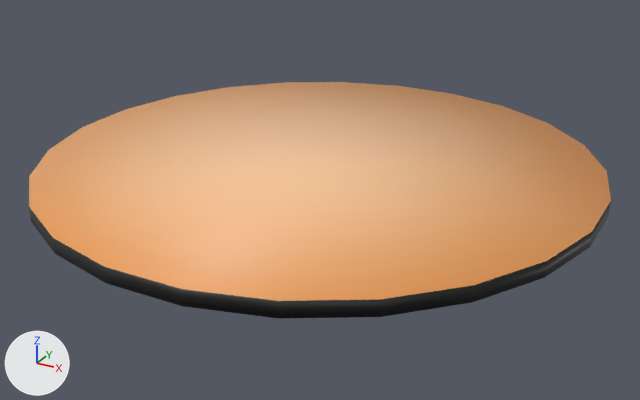
Before and after pictures for a commit that changed the FBX model Assets/3D Objects/MainGame/Grid.fbx.
The view is the same before and after, from a 50 mm lens placed at (4.47, -8.1, 3.65), pointed at (0.08, -0.13, -0.34). Arrows for +X, +Y and +Z are at lower left; the lights stay in place. Where no turn or scale is listed for an object, it has been applied to the vertices.
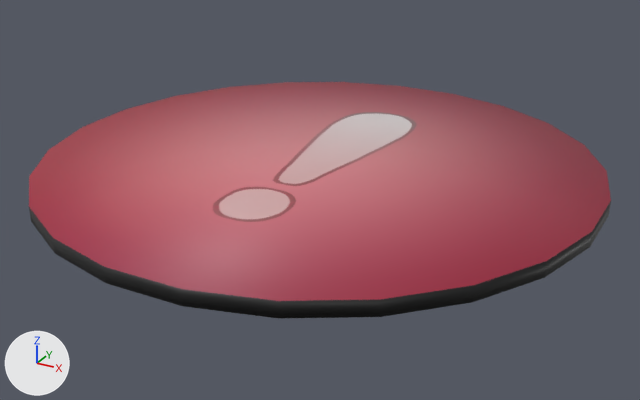
Where the newer file only moved an object's origin or applied its transform, the numbers keep the older frame.

What differs and where, as boxes [x1, y1, x2, y2] in the pictures (640 x 400 px):
'Cylinder', surface changed (beige to pink)
    both: [29, 82, 611, 304]

Patch to the scene script:
```diff
--- a/Assets/3D Objects/MainGame/Grid.fbx.py
+++ b/Assets/3D Objects/MainGame/Grid.fbx.py
@@ img_grid_event_uv_png @@
+img_grid_event_uv_png = load_image('Grid_Event_UV.png', '_unpacked/Grid_Event_UV.png', 1024, 1024, 'sRGB')
@@ mat_material_001 @@
 mat_material_001 = principled_material('Material.001')
-mat_material_001.texture = img_grid_normal_uv_png  # with its transparency
+mat_material_001.texture = img_grid_event_uv_png  # with its transparency
```
